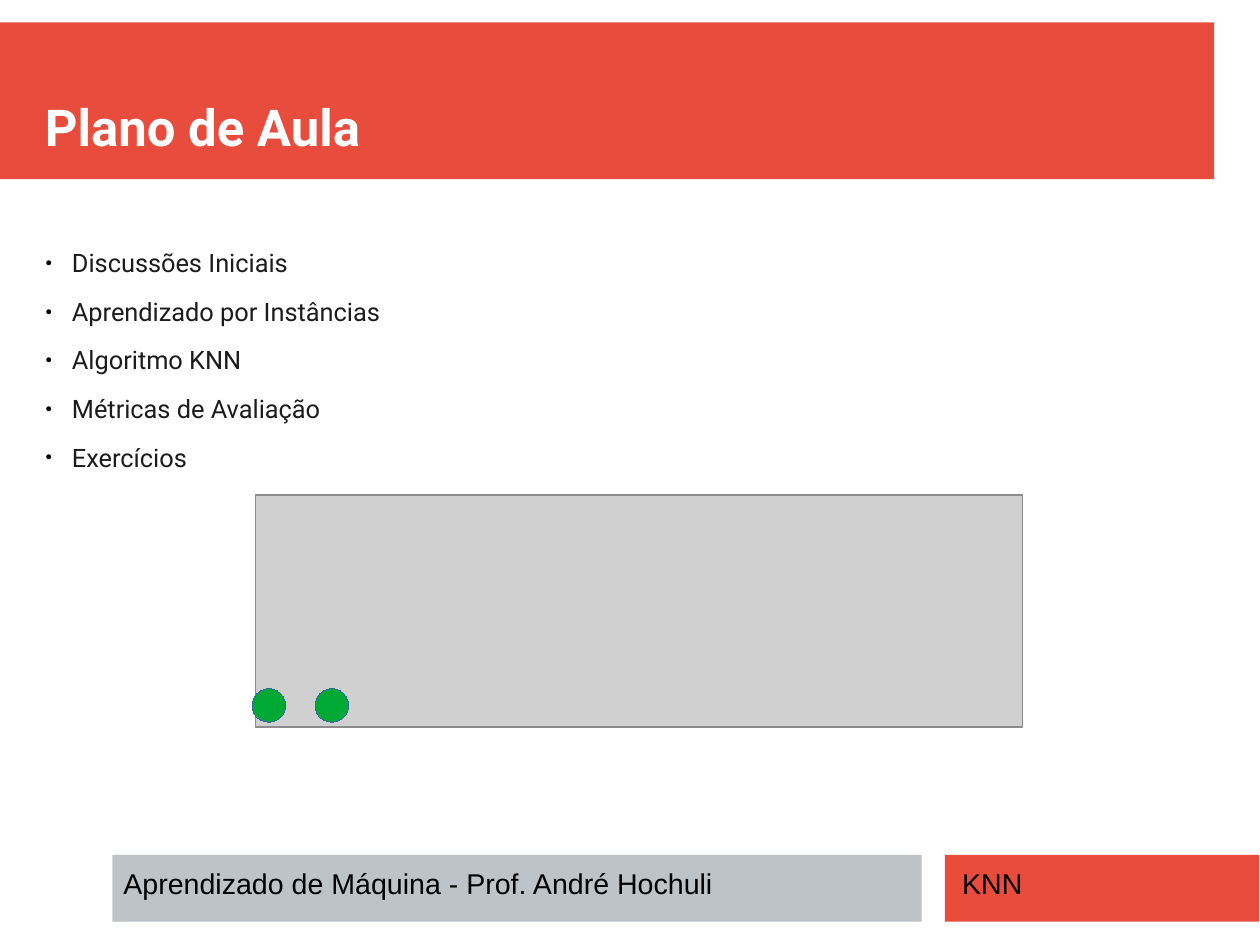
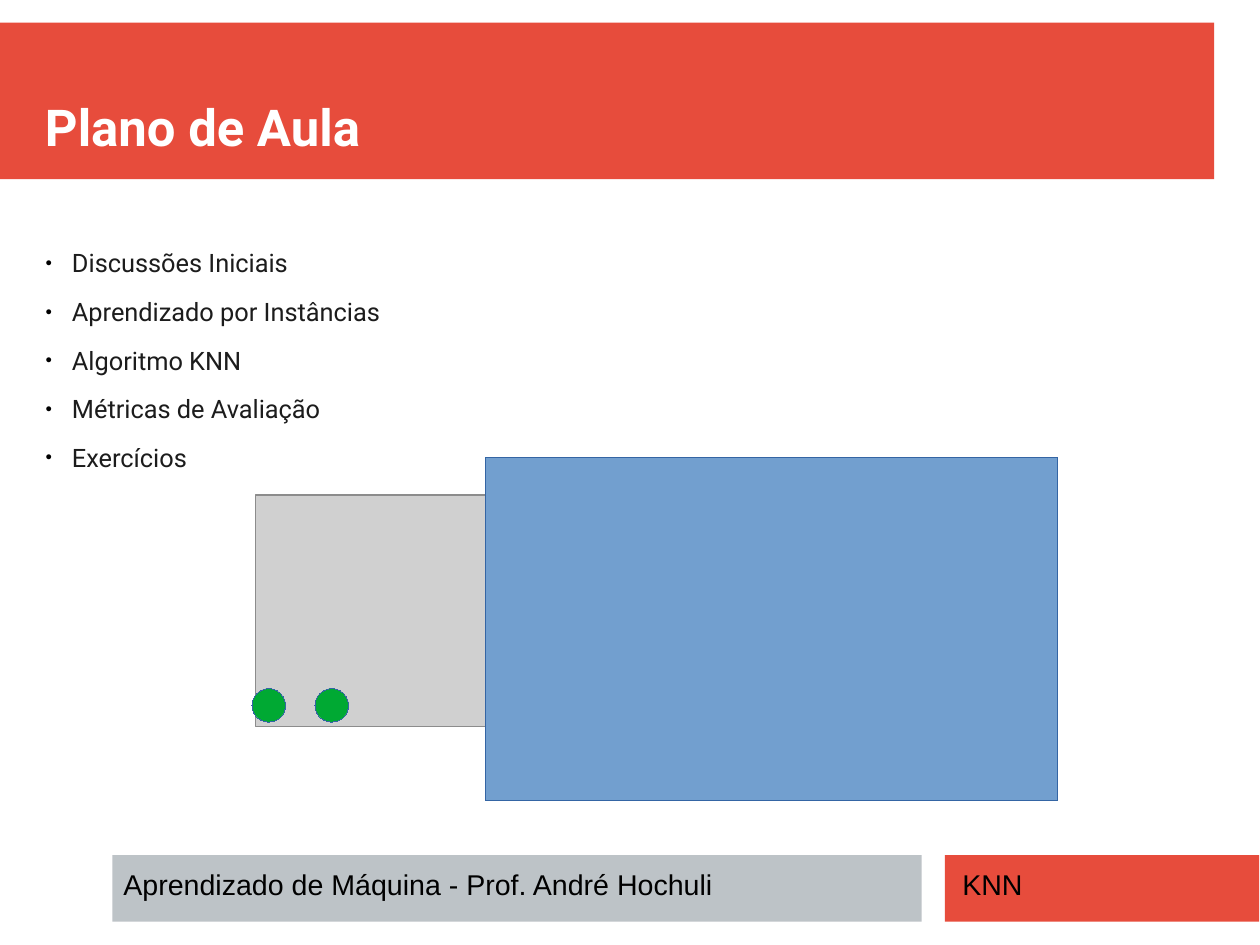
Before and after one commit to andrehochuli/teaching, a slide deck: slide 2 of AprendizadoMaquina/Tópico 02 - Aprendizado Supervisionado/KNN/Tópico 02 - Aprendizado-Supervisionado - KNN.pptx. Drawn at 1260x945 pixels with LibreOffice and Linux fonts; fonts in the diff are those of the drawing; grey boxes stand for pictures. Boxes give left, top, right and bottom in pixels: in the first picture for what was removed or moved away, otherwise in the second. Text is boxed around its words. In the diff, an @@ line names an element or a change of style, - is before the commit and + after.

```diff
--- a/AprendizadoMaquina/Tópico 02 - Aprendizado Supervisionado/KNN/Tópico 02 - Aprendizado-Supervisionado - KNN.pptx
+++ b/AprendizadoMaquina/Tópico 02 - Aprendizado Supervisionado/KNN/Tópico 02 - Aprendizado-Supervisionado - KNN.pptx
@@ rectangle added at (486, 457, 1058, 800), fill #729FCF, outline #3465A4 0 pt @@
```
Also in this commit, not shown: 1 other file.
